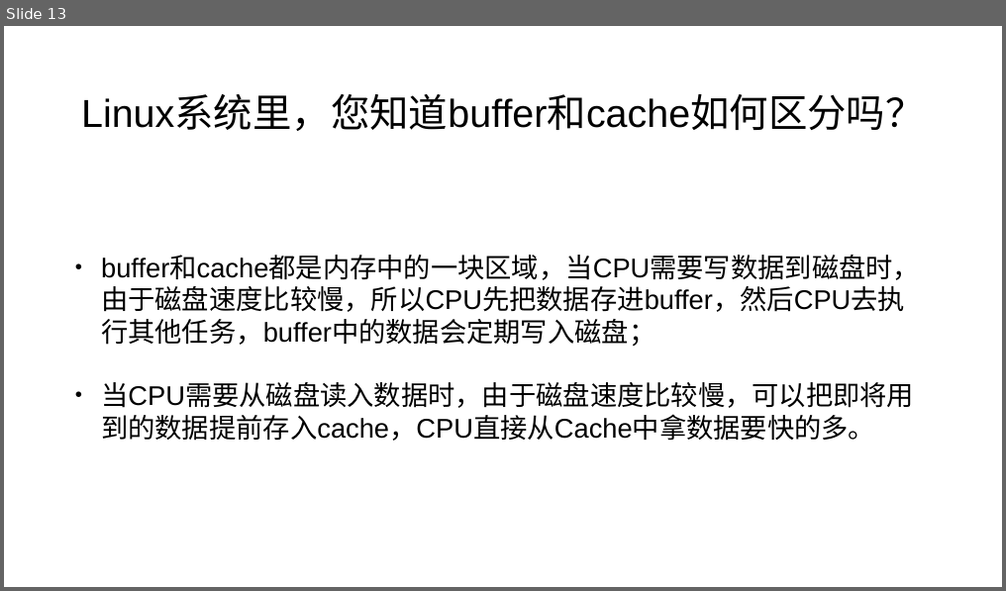
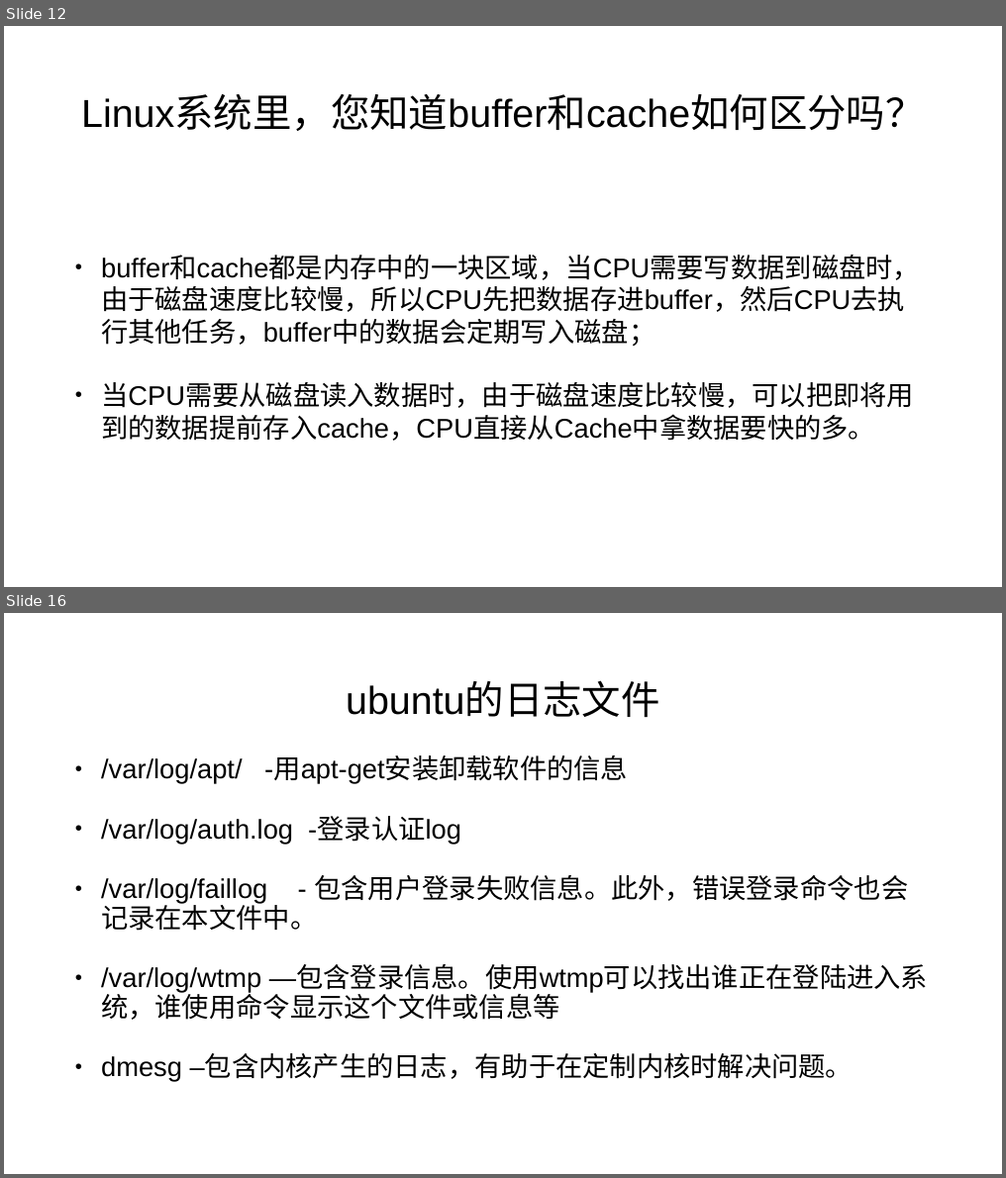
Before and after one commit to mengning/linuxstart, a slide deck: L10/Linux常见试题解析.pptx. Shown one above the other, each under a label of ours: slide 13 before the commit, slides 12 and 16 after it; the slides between them are not shown. The pictures are 1006x591 and 1006x1178 pixels, drawn with LibreOffice and Linux fonts; fonts in the diff are those of the drawing. Boxes give left, top, right and bottom in pixels: in the first picture for what was removed or moved away, otherwise in the second. Text is boxed around its words. In the diff, an @@ line names an element or a change of style, - is before the commit and + after.

```diff
--- a/L10/Linux常见试题解析.pptx
+++ b/L10/Linux常见试题解析.pptx
@@ slide 16 added at [4,613,1002,1174], background #FFFFFF @@
@@ title added at [346,683,660,717], 75 pt, text #000000 @@
+ubuntu的日志文件
@@ text added at [101,758,928,1081], 52 pt, text #000000 @@
+• /var/log/apt/ -用apt-get安装卸载软件的信息
+• /var/log/auth.log -登录认证log
+• /var/log/faillog - 包含用户登录失败信息。此外，错误登录命令也会记录在本文件中。
+• /var/log/wtmp —包含登录信息。使用wtmp可以找出谁正在登陆进入系统，谁使用命令显示这个文件或信息等
+• dmesg –包含内核产生的日志，有助于在定制内核时解决问题。
@@ what was slide 13 is now slide 12 @@
```
Also in this commit, not shown: 3 slides changed, 10 other slides added.
